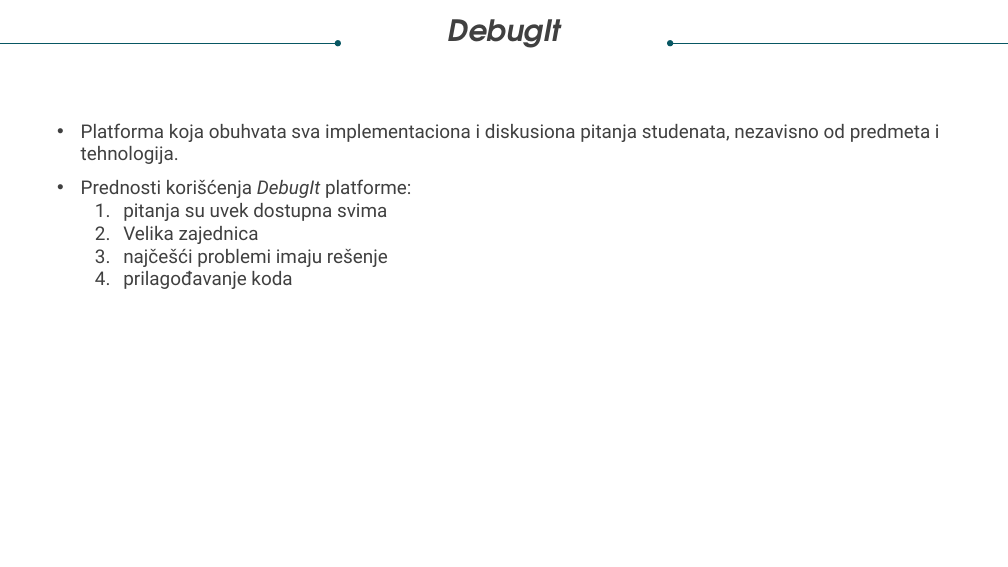
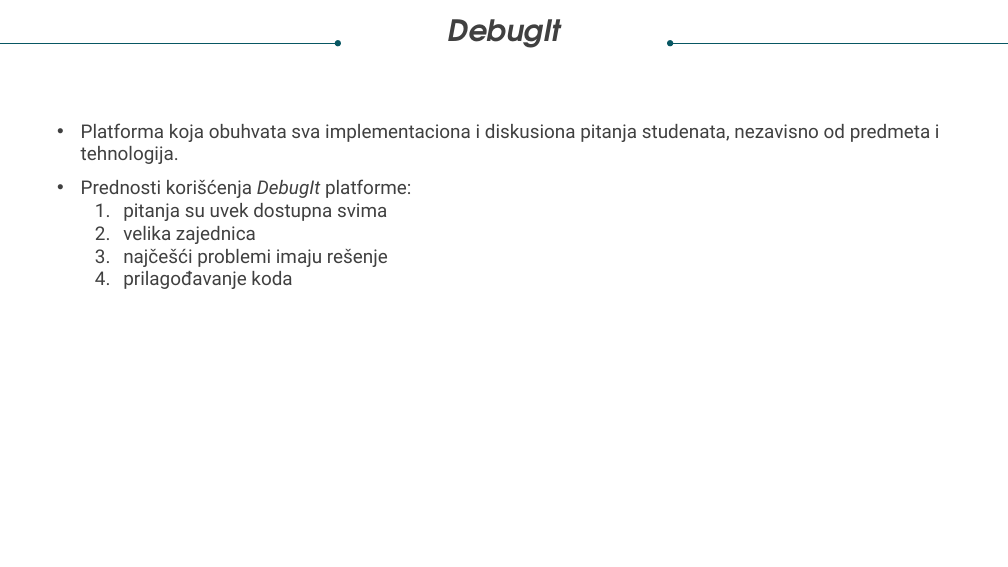
Before and after one commit to Nevenaa01/DebugIt, a slide deck: slide 3 of Nevena Gligorov diplomski prezentacija.pptx. Drawn at 1008x567 pixels with LibreOffice and Linux fonts; fonts in the diff are those of the drawing. Boxes give left, top, right and bottom in pixels: in the first picture for what was removed or moved away, otherwise in the second. Text is boxed around its words. In the diff, an @@ line names an element or a change of style, - is before the commit and + after.

```diff
--- a/Nevena Gligorov diplomski prezentacija.pptx
+++ b/Nevena Gligorov diplomski prezentacija.pptx
@@ text at [123,226,256,244]: text changed @@
-  2. Velika zajednica
+  2. velika zajednica
```
Also in this commit, not shown: 4 other slides changed, 5 slides removed, 1 other file.
